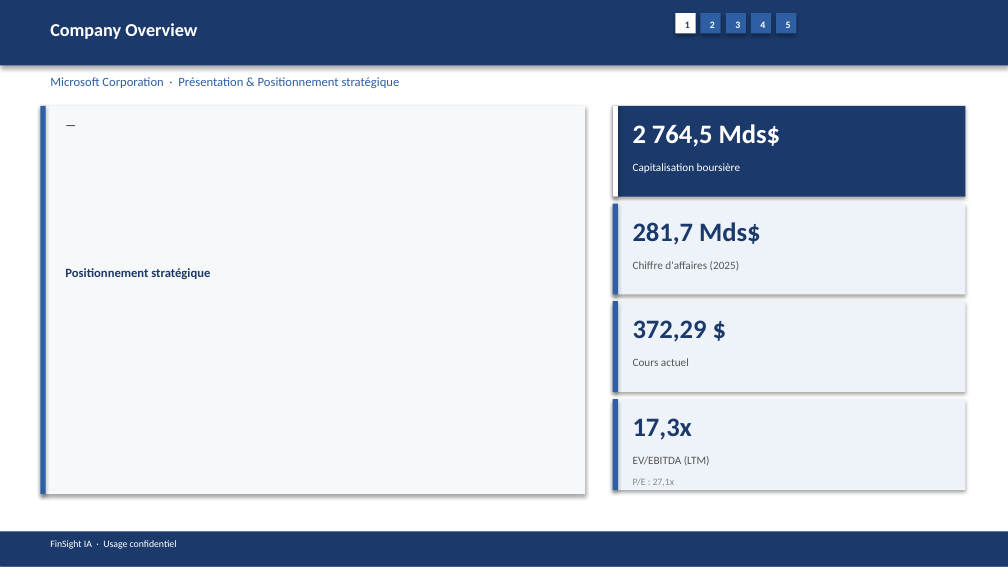
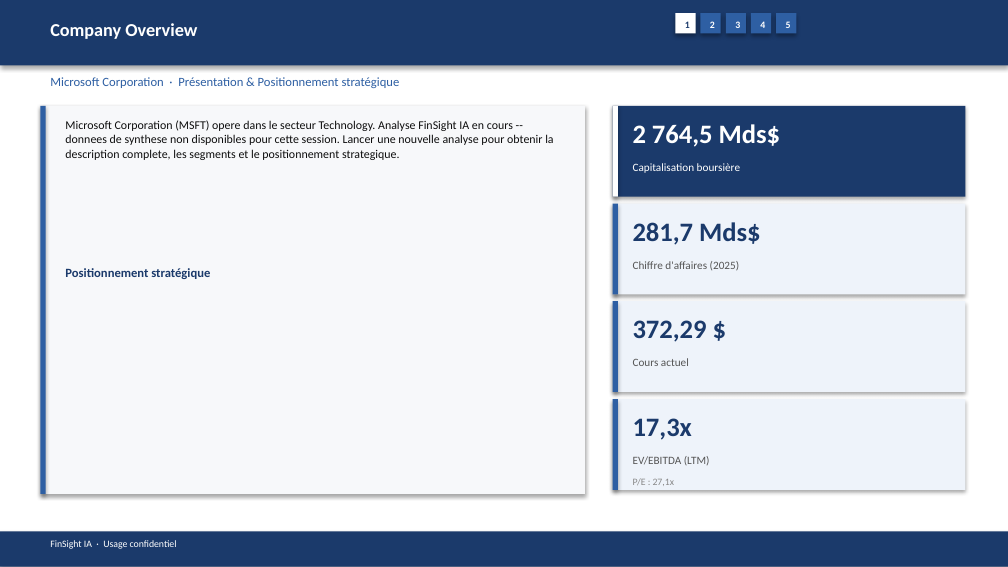
Before and after one commit to baptistejeh07-art/finsight-ia, a slide deck: slide 5 of preview/MSFT/MSFT_pitchbook.pptx. Drawn at 1008x567 pixels with LibreOffice and Linux fonts; fonts in the diff are those of the drawing. Boxes give left, top, right and bottom in pixels: in the first picture for what was removed or moved away, otherwise in the second. Text is boxed around its words. In the diff, an @@ line names an element or a change of style, - is before the commit and + after.

Commit message:
chore(preview): MSFT outputs regeneres — IB/PE 24 slides + PDF 14 pages

```diff
--- a/preview/MSFT/MSFT_pitchbook.pptx
+++ b/preview/MSFT/MSFT_pitchbook.pptx
@@ text at <box>65,120,553,160</box>: text changed @@
-—
+Microsoft Corporation (MSFT) opere dans le secteur Technology. Analyse FinSight IA en cours -- donnees de synthese non disponibles pour cette session. Lancer une nouvelle analyse pour obtenir la description complete, les segments et le positionnement strategique.
```
Also in this commit, not shown: 8 other slides changed, 3 slides added, 1 other file.
